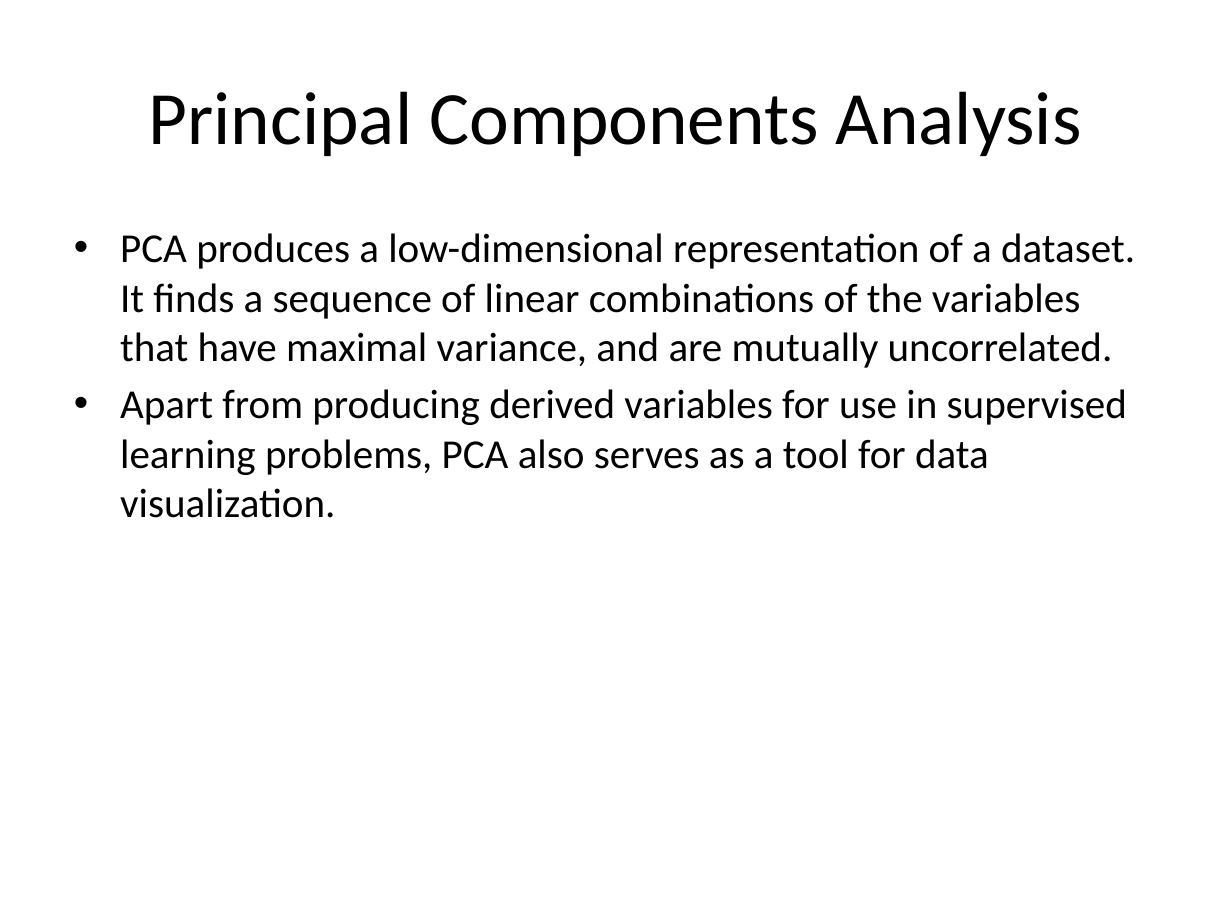
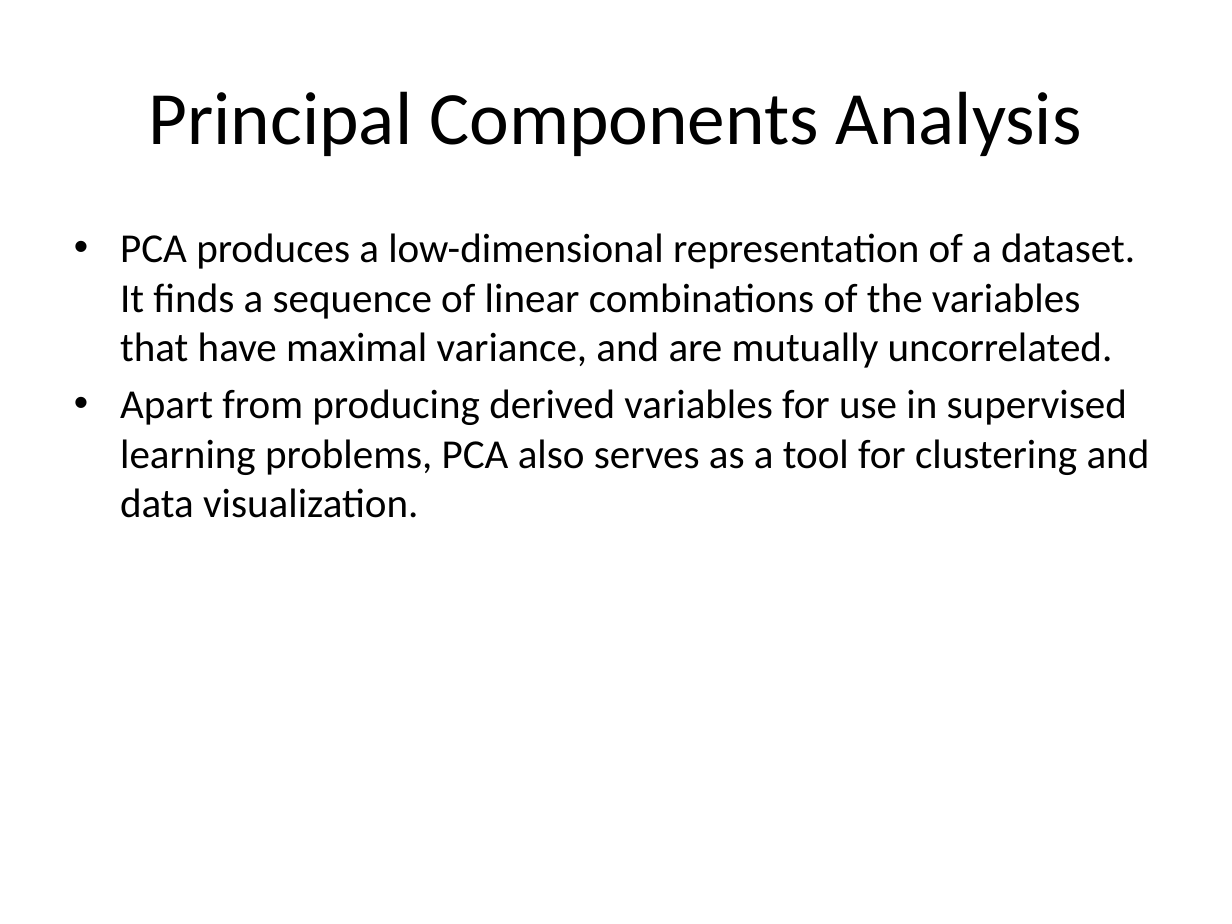
Before and after one commit to jayurbain/DataScienceIntro, a slide deck: slide 5 of slides/09_imensionality_reduction.pptx. Drawn at 1232x924 pixels with LibreOffice and Linux fonts; fonts in the diff are those of the drawing. Boxes give left, top, right and bottom in pixels: in the first picture for what was removed or moved away, otherwise in the second. Text is boxed around its words. In the diff, an @@ line names an element or a change of style, - is before the commit and + after.

```diff
--- a/slides/09_imensionality_reduction.pptx
+++ b/slides/09_imensionality_reduction.pptx
@@ text at <box>120,389,1150,518</box>: text changed @@
-• Apart from producing derived variables for use in supervised learning problems, PCA also serves as a tool for data visualization.
+• Apart from producing derived variables for use in supervised learning problems, PCA also serves as a tool for clustering and data visualization.
```
Also in this commit, not shown: 5 other slides changed, 4 other files.
